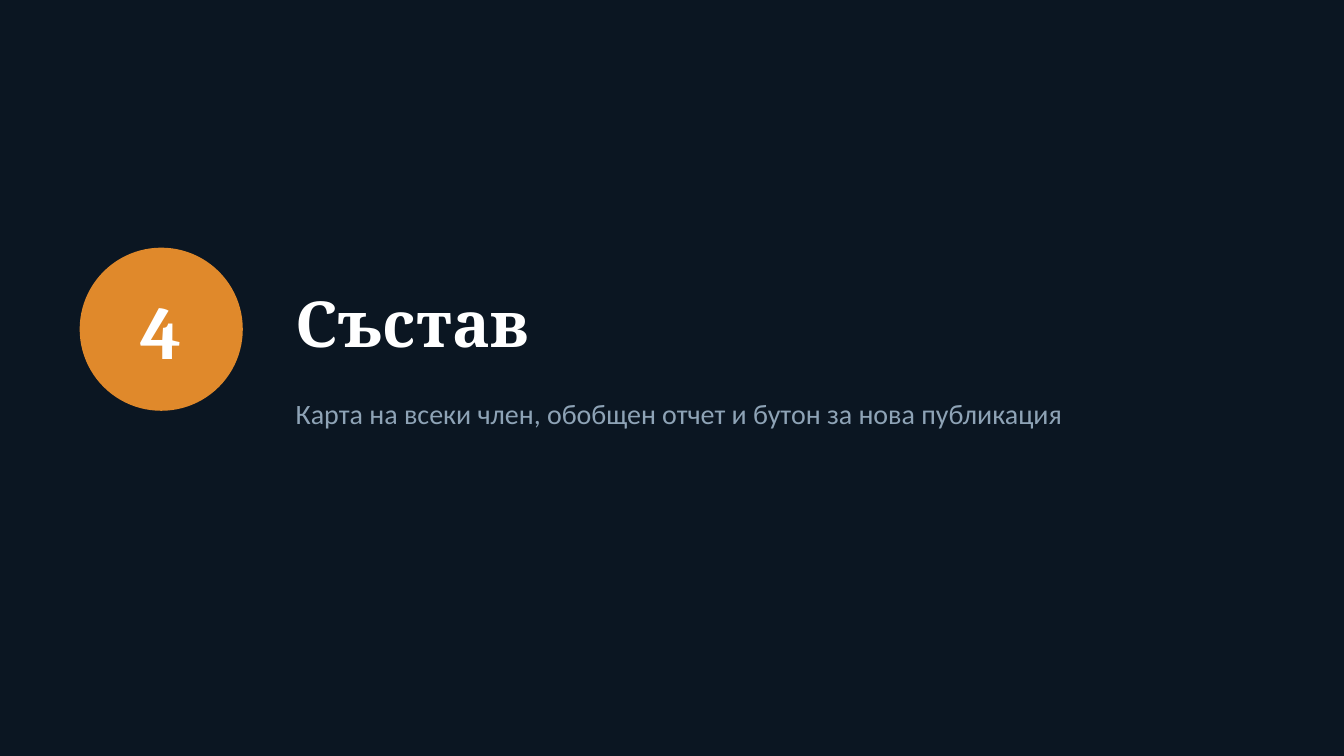
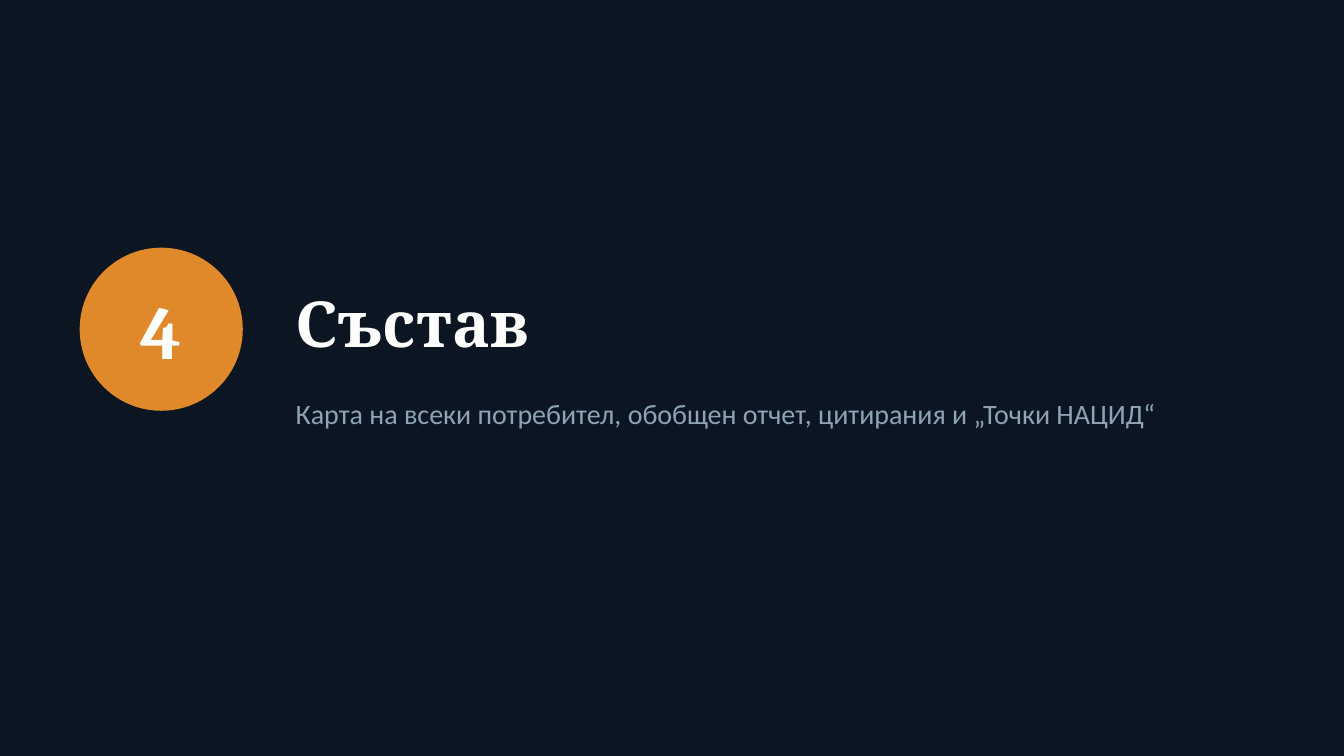
Before and after one commit to urslab-irbas/urslab-site, a slide deck: slide 11 of public/docs/URSlab-rakovodstvo.pptx. Drawn at 1344x756 pixels with LibreOffice and Linux fonts; fonts in the diff are those of the drawing. Boxes give left, top, right and bottom in pixels: in the first picture for what was removed or moved away, otherwise in the second. Text is boxed around its words. In the diff, an @@ line names an element or a change of style, - is before the commit and + after.

```diff
--- a/public/docs/URSlab-rakovodstvo.pptx
+++ b/public/docs/URSlab-rakovodstvo.pptx
@@ text at bbox=[296, 404, 1155, 429]: text changed @@
-Карта на всеки член, обобщен отчет и бутон за нова публикация
+Карта на всеки потребител, обобщен отчет, цитирания и „Точки НАЦИД“
```
Also in this commit, not shown: 16 other slides changed, 1 slide added, 27 other files.
